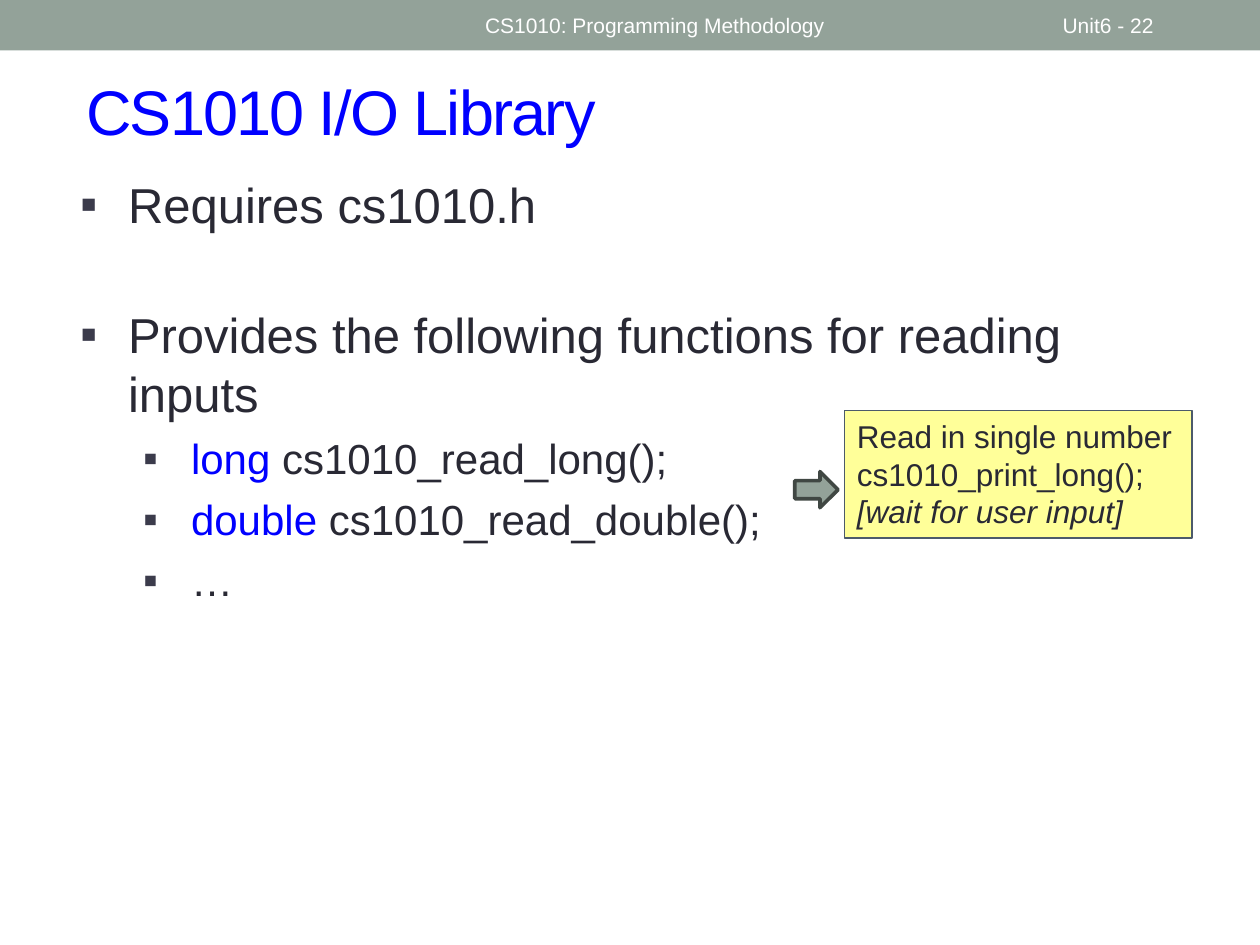
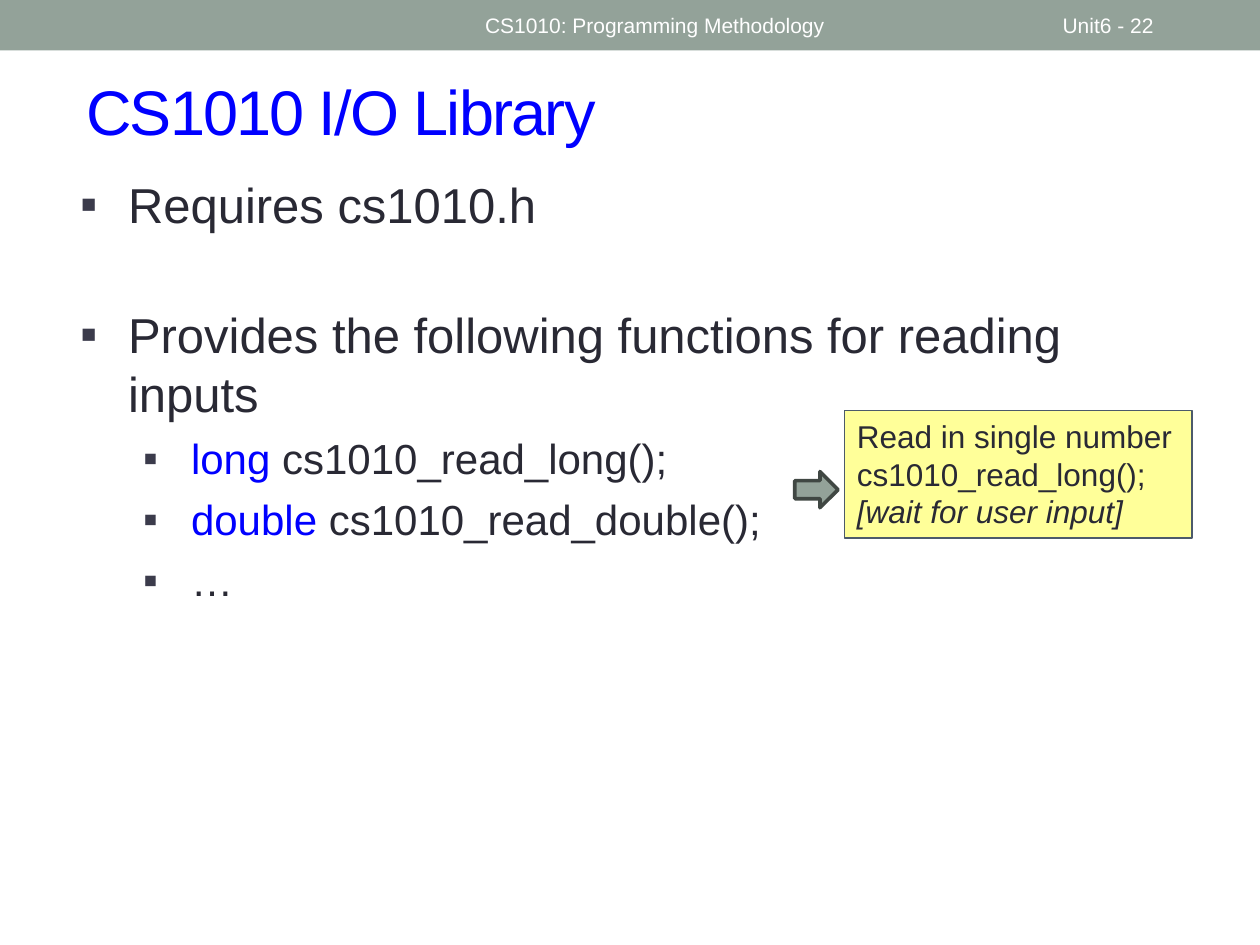
Before and after one commit to nus-cs1010-2526-s2/website, a slide deck: slide 22 of slides/Week3.pptx. Drawn at 1260x945 pixels with LibreOffice and Linux fonts; fonts in the diff are those of the drawing. Boxes give left, top, right and bottom in pixels: in the first picture for what was removed or moved away, otherwise in the second. Text is boxed around its words. In the diff, an @@ line names an element or a change of style, - is before the commit and + after.

```diff
--- a/slides/Week3.pptx
+++ b/slides/Week3.pptx
@@ text in rectangle at box(857, 463, 1146, 492): text changed @@
-cs1010_print_long();
+cs1010_read_long();
```
Also in this commit, not shown: 8 other slides changed, 18 other files.
